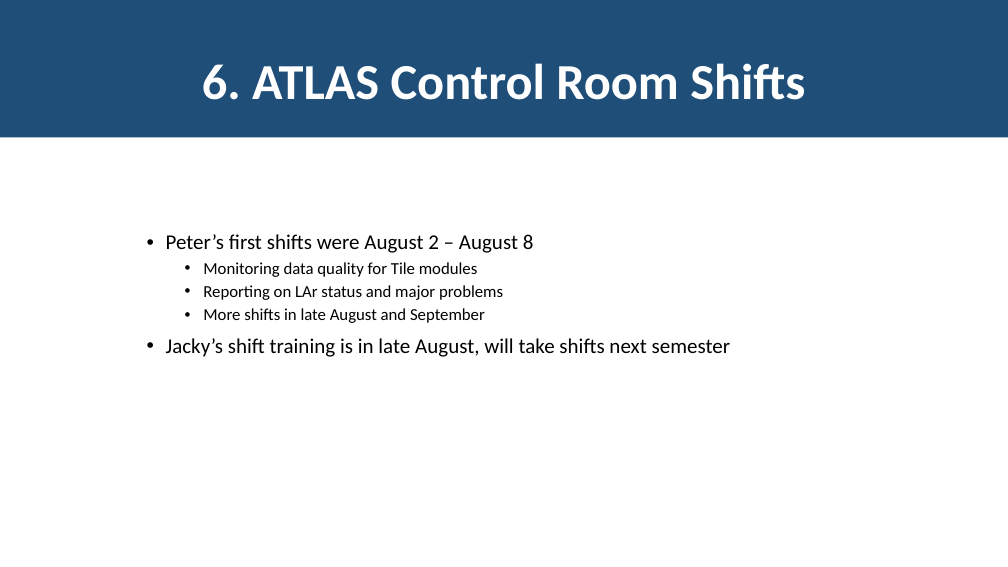
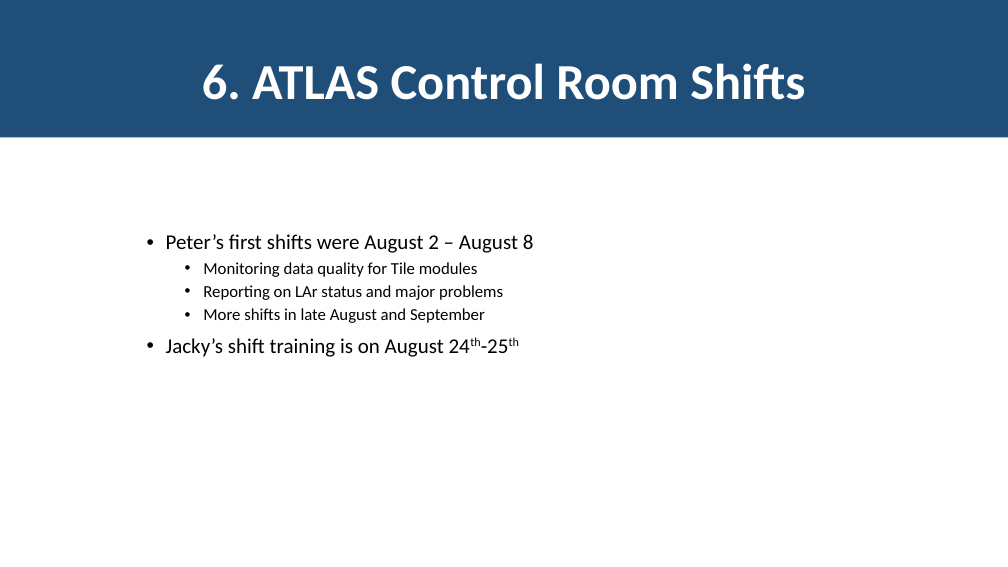
Before and after one commit to JackyMYL/Tile-CIS-group, a slide deck: slide 12 of Chicago Reports/08-15-2022_Jacky&Peter.pptx. Drawn at 1008x567 pixels with LibreOffice and Linux fonts; fonts in the diff are those of the drawing. Boxes give left, top, right and bottom in pixels: in the first picture for what was removed or moved away, otherwise in the second. Text is boxed around its words. In the diff, an @@ line names an element or a change of style, - is before the commit and + after.

```diff
--- a/Chicago Reports/08-15-2022_Jacky&Peter.pptx
+++ b/Chicago Reports/08-15-2022_Jacky&Peter.pptx
@@ text at bbox=[166, 338, 444, 357]: text changed @@
-• Jacky’s shift training is in late August, will take shifts next semester
+• Jacky’s shift training is on August 24th-25th
```
Also in this commit, not shown: 3 other slides changed, 1 other file.
